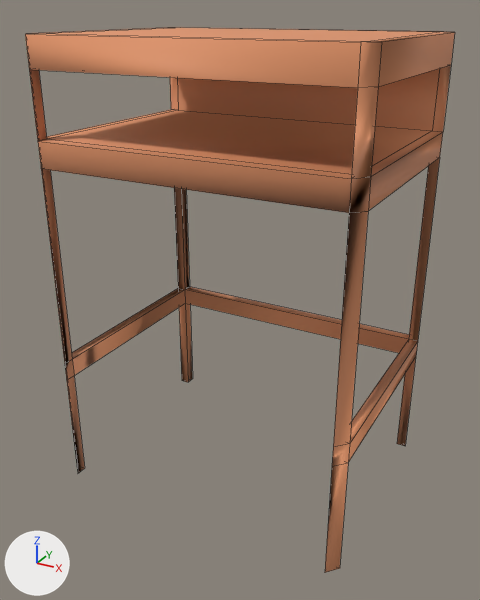
What one commit did to the OBJ model data/models/objetos/icex/mesa.obj.
Camera for both pictures: a 50 mm camera at (9.57, -17.72, 15.12) aimed at (0.04, -0.38, 6.45). Arrows for +X, +Y and +Z are at lower left; the lights stay in place. Mesh edges are drawn as thin lines. Where no turn or scale is listed for an object, it has been applied to the vertices.

The first picture shows 'Cube_Cube'.
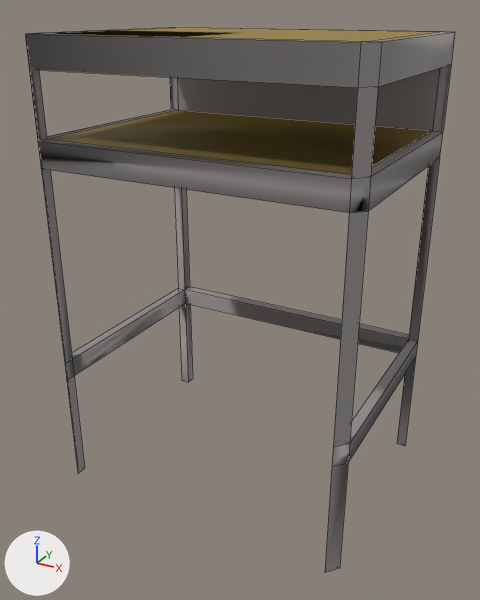
What differs and where, as boxes [x1, y1, x2, y2] in the pictures (480 x 600 px):
'Cube_Cube', recoloured, surface changed: [25, 27, 455, 572] in both
part 1 of me_cube_cube, recoloured: [25, 27, 455, 572] in both

Edits to the bpy script that builds the scene:
```text
Change mat_material:
    mat_material.base_color: (0.781, 0.304, 0.141) -> (0.315, 0.215, 0.0357)  # orange #e59669 -> yellow #988035
Add mat_ferro:
    mat_ferro = principled_material('Ferro')
    mat_ferro.base_color = (0.315, 0.294, 0.294)  # grey #989494
    mat_ferro.roughness = 0.69
Change me_cube_cube:
    where me_cube_cube.from_pydata(...)  # 84 vertices, 120 faces; spans x -4.98..5.02, y -3.73..3.78, z 0.05..14.48
    used by ob_cube_cube; location = (0.0, 0.0, 0.0)
    me_cube_cube part 1: 115 faces spanning x -4.98..5.02, y -3.73..3.78, z 0.05..14.48 switch from mat_material (orange #e59669) to mat_ferro (grey #989494)
    me_cube_cube part 2: the surface is now shaded flat
```
